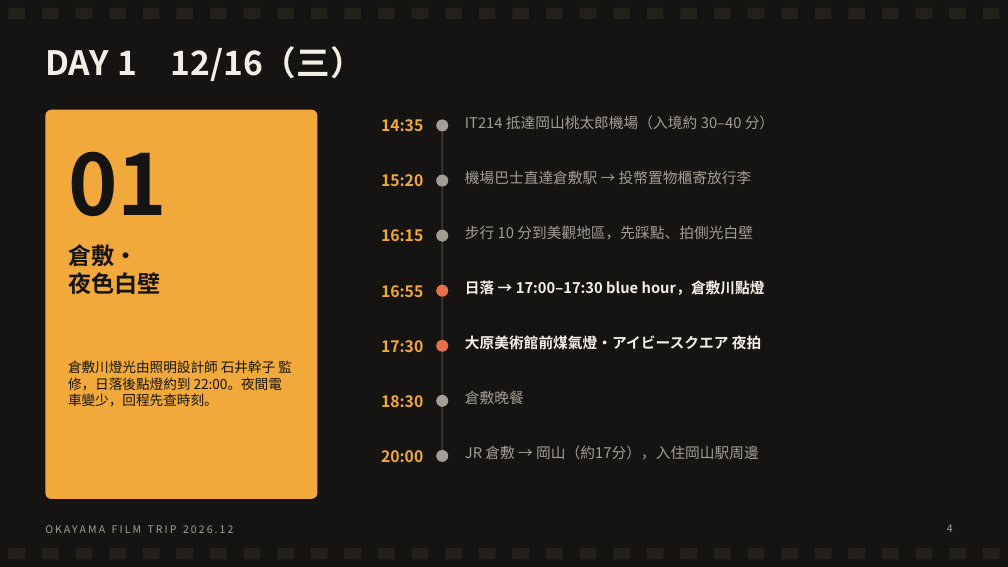
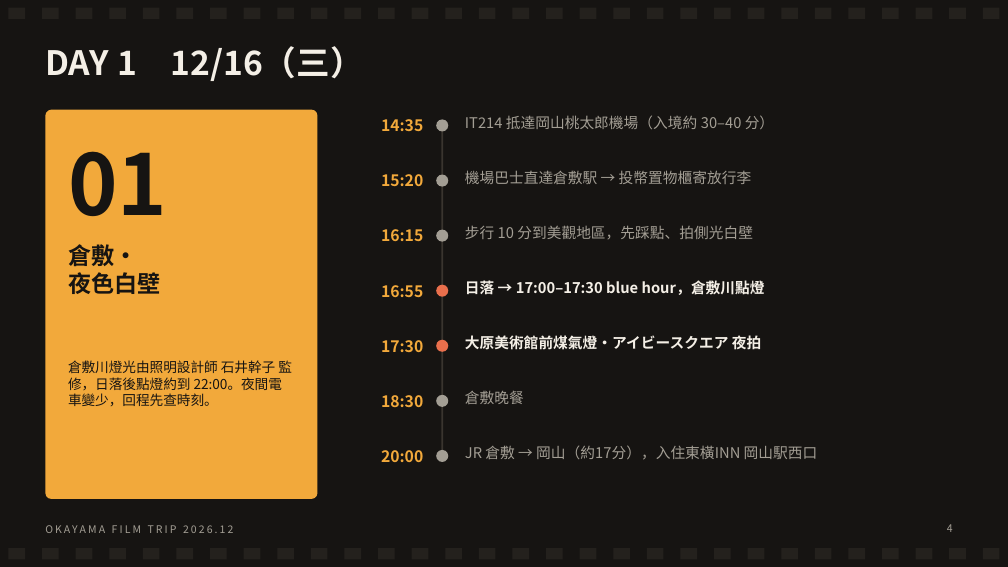
Before and after one commit to leoimpact999/djokovic-vs-sinner-analysis, a slide deck: slide 4 of 岡山4天3夜_底片獵景之旅.pptx. Drawn at 1008x567 pixels with LibreOffice and Linux fonts; fonts in the diff are those of the drawing. Boxes give left, top, right and bottom in pixels: in the first picture for what was removed or moved away, otherwise in the second. Text is boxed around its words. In the diff, an @@ line names an element or a change of style, - is before the commit and + after.

```diff
--- a/岡山4天3夜_底片獵景之旅.pptx
+++ b/岡山4天3夜_底片獵景之旅.pptx
@@ text at <box>465,445,818,460</box>: text changed @@
-JR 倉敷 → 岡山（約17分），入住岡山駅周邊
+JR 倉敷 → 岡山（約17分），入住東橫INN 岡山駅西口
```
Also in this commit, not shown: 2 other slides changed.
